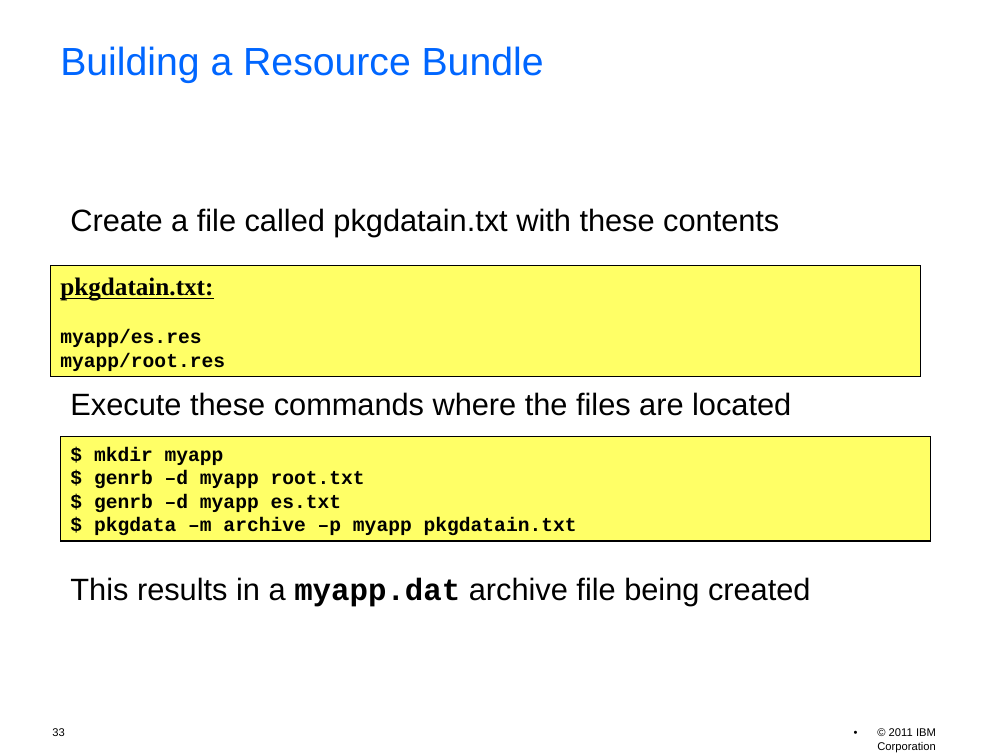
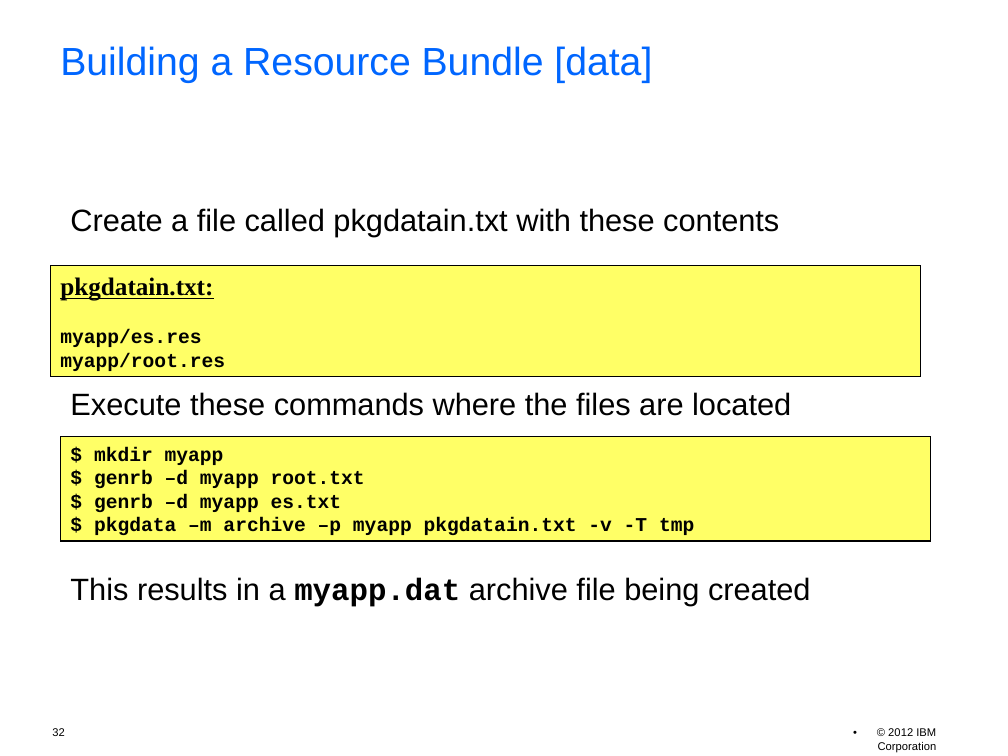
Before and after one commit to unicode-org/icu-docs, a slide deck: slide 32 of docs/pres/icu_workshop.odp (slide 33 before the commit). Drawn at 1008x756 pixels with LibreOffice and Linux fonts; fonts in the diff are those of the drawing; background and template pictures are left out. Boxes give left, top, right and bottom in pixels: in the first picture for what was removed or moved away, otherwise in the second. Text is boxed around its words. In the diff, an @@ line names an element or a change of style, - is before the commit and + after.

```diff
--- a/docs/pres/icu_workshop.odp
+++ b/docs/pres/icu_workshop.odp
@@ title at <box>60,46,652,83</box>: text changed @@
-Building a Resource Bundle
+Building a Resource Bundle [data]
@@ text in rectangle at <box>94,518,694,535</box>: text changed @@
-$ pkgdata –m archive –p myapp pkgdatain.txt
+$ pkgdata –m archive –p myapp pkgdatain.txt -v -T tmp
@@ text at <box>878,728,937,752</box>: text changed @@
-• © 2011 IBM Corporation
+• © 2012 IBM Corporation
```
Also in this commit, not shown: 55 other slides changed, 1 slide added, 2 slides removed, 1 other file.
